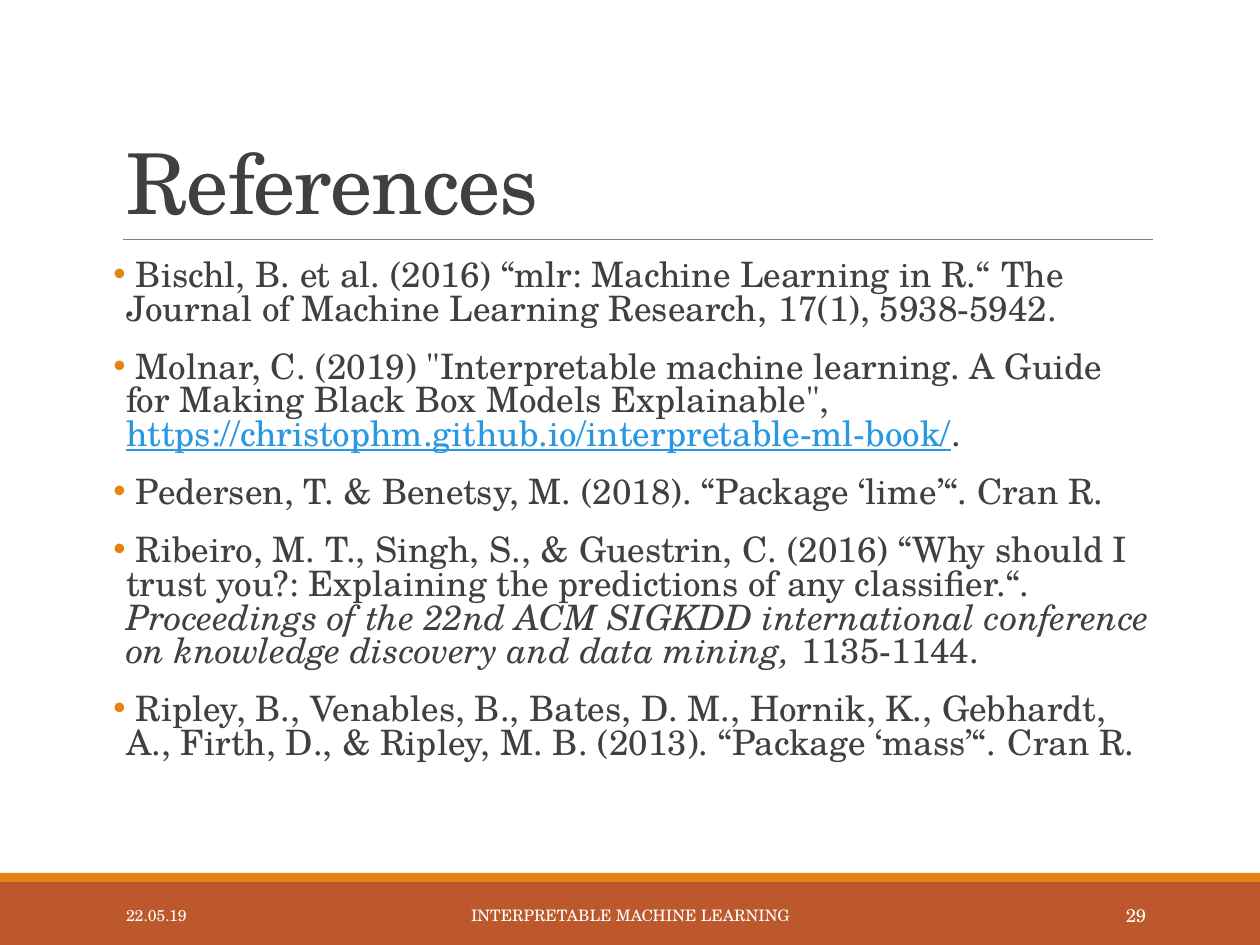
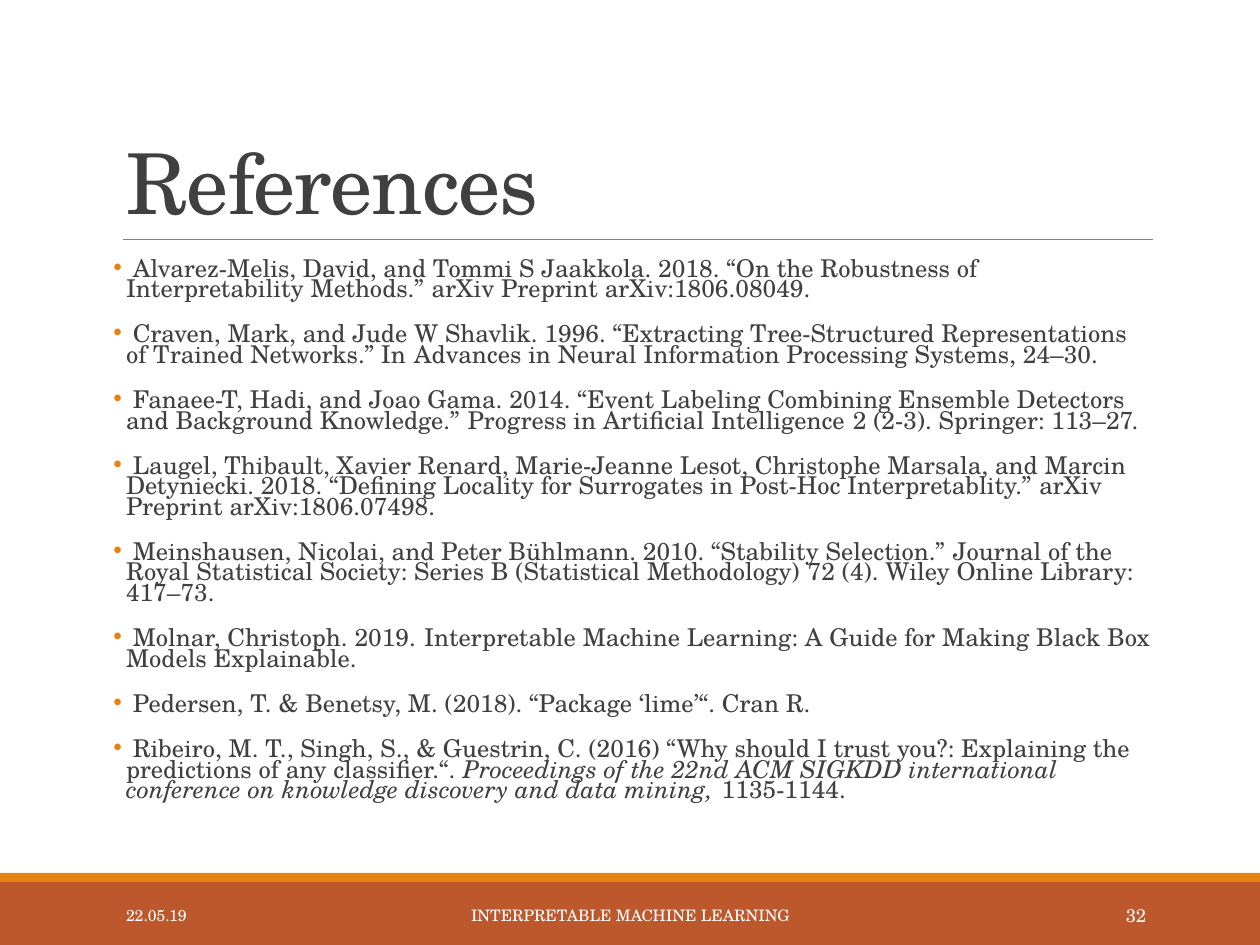
Before and after one commit to slds-lmu/iml_methods_limitations, a slide deck: slide 33 of Slides/LIME-neighbourhood.pptx (slide 30 before the commit). Drawn at 1260x945 pixels with LibreOffice and Linux fonts; fonts in the diff are those of the drawing. Boxes give left, top, right and bottom in pixels: in the first picture for what was removed or moved away, otherwise in the second. Text is boxed around its words. In the diff, an @@ line names an element or a change of style, - is before the commit and + after.

Commit message:
Created r references, only 1 slide missing, to do: CV and rewrite real data section with new plots

```diff
--- a/Slides/LIME-neighbourhood.pptx
+++ b/Slides/LIME-neighbourhood.pptx
@@ text at [126,259,1150,672]: text changed; size 20 to 14 pt @@
-• Bischl, B. et al. (2016) “mlr: Machine Learning in R.“ The Journal of Machine Learning Research, 17(1), 5938-5942.
-• Molnar, C. (2019) "Interpretable machine learning. A Guide for Making Black Box Models Explainable", https://christophm.github.io/interpretable-ml-book/.
+• Alvarez-Melis, David, and Tommi S Jaakkola. 2018. “On the Robustness of Interpretability Methods.” arXiv Preprint arXiv:1806.08049.
+• Craven, Mark, and Jude W Shavlik. 1996. “Extracting Tree-Structured Representations of Trained Networks.” In Advances in Neural Information Processing Systems, 24–30.
+• Fanaee-T, Hadi, and Joao Gama. 2014. “Event Labeling Combining Ensemble Detectors and Background Knowledge.” Progress in Artificial Intelligence 2 (2-3). Springer: 113–27.
+• Laugel, Thibault, Xavier Renard, Marie-Jeanne Lesot, Christophe Marsala, and Marcin Detyniecki. 2018. “Defining Locality for Surrogates in Post-Hoc Interpretablity.” arXiv Preprint arXiv:1806.07498.
+• Meinshausen, Nicolai, and Peter Bühlmann. 2010. “Stability Selection.” Journal of the Royal Statistical Society: Series B (Statistical Methodology) 72 (4). Wiley Online Library: 417–73.
+• Molnar, Christoph. 2019. Interpretable Machine Learning: A Guide for Making Black Box Models Explainable.
@@ text at [126,695,1134,762]: paragraph removed @@
-• Ripley, B., Venables, B., Bates, D. M., Hornik, K., Gebhardt, A., Firth, D., & Ripley, M. B. (2013). “Package ‘mass’“. Cran R.
@@ text at [126,694,1130,803]: size 20 to 14 pt in "Pedersen, T. & Benetsy, M. (2018). “Package ...", "Ribeiro, M. T., Singh, S., & Guestrin, ..."; line spacing 0.8 to 0.7 @@
@@ page number at [1126,909,1146,923]: text changed @@
-29
+32
```
Also in this commit, not shown: 12 other slides changed, 3 slides added, 5 other files.
